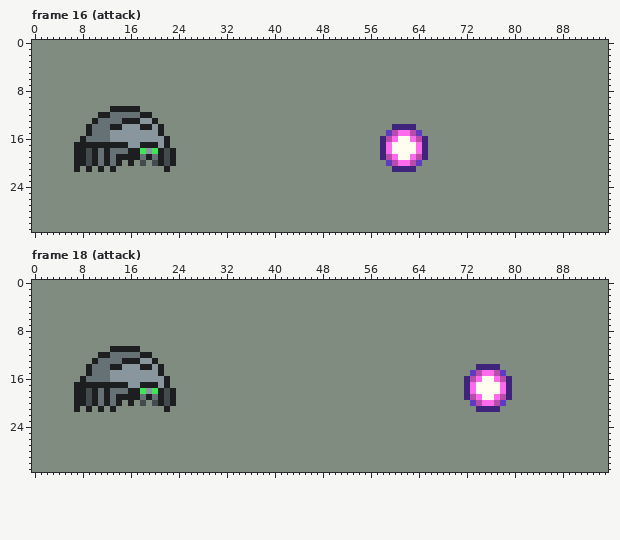
A pixel-art file gets an edit: game/code/assets/art/enemies/spirk/aseprite/Sprite-spirk-animation-attack.aseprite. Above, as it was before the edit.
96x32 pixels, 22 frames. Shown: frame 16 (attack), frame 18 (attack). The commit also changed other frames, which this record leaves out.
And afterwards:
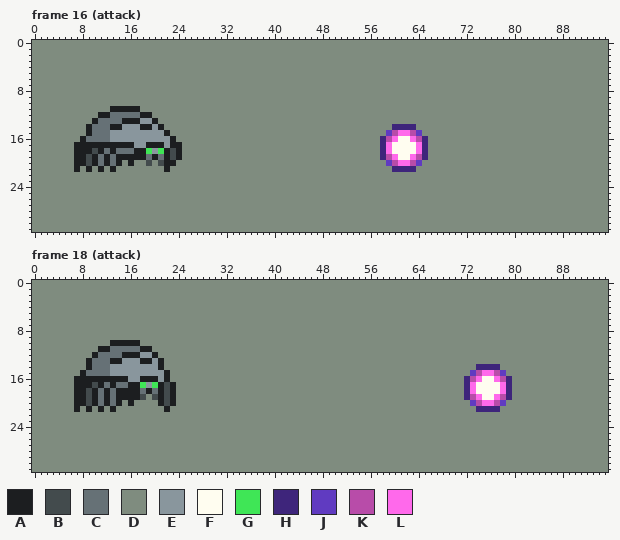
Palette (. is transparent): A #1c1e20  B #434b4d  C #667176  D #7f8c7f  E #89969d  F #fffdf0  G #3fe656  H #3e257b  J #603bc1  K #b84ca9  L #ff69eb
The exact change:
--- frame 16 (attack), layer "spirk"
@@ x 7..26 @@
 14 DDACCCAAEEEAAEADDDDD
-15 DDACCCEEEEEEEEADDDDD
-16 DACCCCEEEEEEEEEADDDD
-17 AAAAAAAAAEEAAAEADDDD
-18 AABACACCCAAGEGABADDD
-19 AABACACAAAACACABADDD
-20 AABACACADADBDBABADDD
+15 DDACCCEEEEEEEEEADDDD
+16 DACCCCEEEEEEEEEEADDD
+17 AAAAAAAAAAEEAAAEAADD
+18 AAABACACCCAAGEGABADD
+19 AABACACAAAAACACABADD
+20 AABACACADADDBDBAADDD
 21 ADADADADDDDDDDDADDDD
--- frame 18 (attack), layer "spirk"
@@ x 5..25 @@
  9 DDDDDDDDDDDDDDDDDDDDD
-10 DDDDDDDDDDDDDDDDDDDDD
-11 DDDDDDDDAAAAADDDDDDDD
-12 DDDDDDAACCCCCAADDDDDD
-13 DDDDDACCCCAAAEEADDDDD
-14 DDDDACCCAAEEEAAEADDDD
-15 DDDDACCCEEEEEEEEADDDD
-16 DDDACCCCEEEEEEEEEADDD
-17 DDAAAAAAAAAEEAAAEADDD
-18 DDAABACACCCAAGEGABADD
-19 DDAABACACAAAACACABADD
-20 DDAABACACADADBDBABADD
+10 DDDDDDDDAAAAADDDDDDDD
+11 DDDDDDAACCCCCAADDDDDD
+12 DDDDDACCCCAAAEEADDDDD
+13 DDDDACCCAAEEEAAEADDDD
+14 DDDDACCCEEEEEEEEADDDD
+15 DDDACCCCEEEEEEEEEADDD
+16 DDAAAAAAAAAEEAAAEADDD
+17 DDAAABACACCAAGEGABADD
+18 DDAABACACAAAACACABADD
+19 DDAABACACAAAABDBABADD
+20 DDAABACACADADDDDABADD
 21 DDADADADADDDDDDDDADDD
Pixel boxes of the changes (left, top, right, bottom) in both pictures:
changed: (86, 130, 182, 166)
changed: (74, 340, 176, 406)
